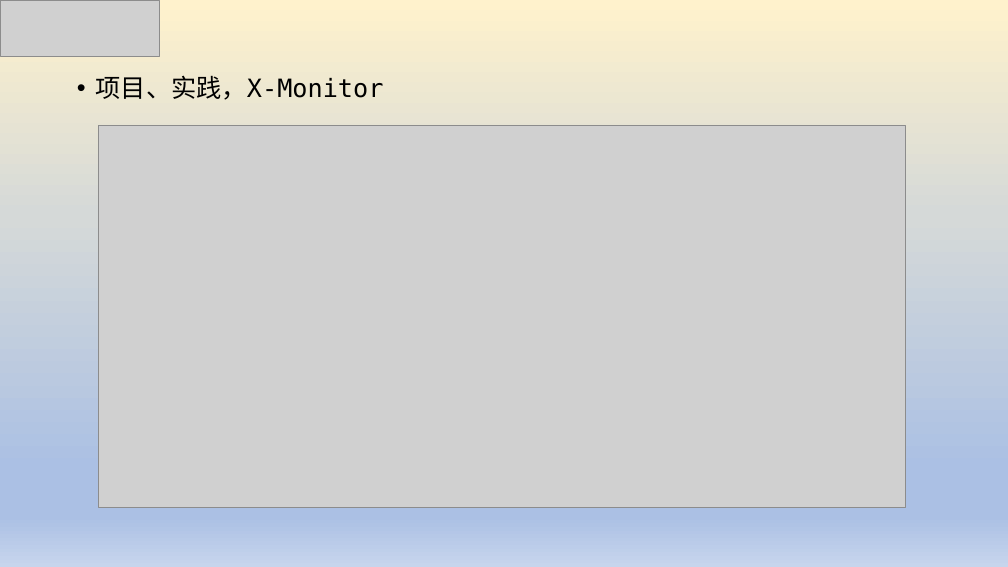
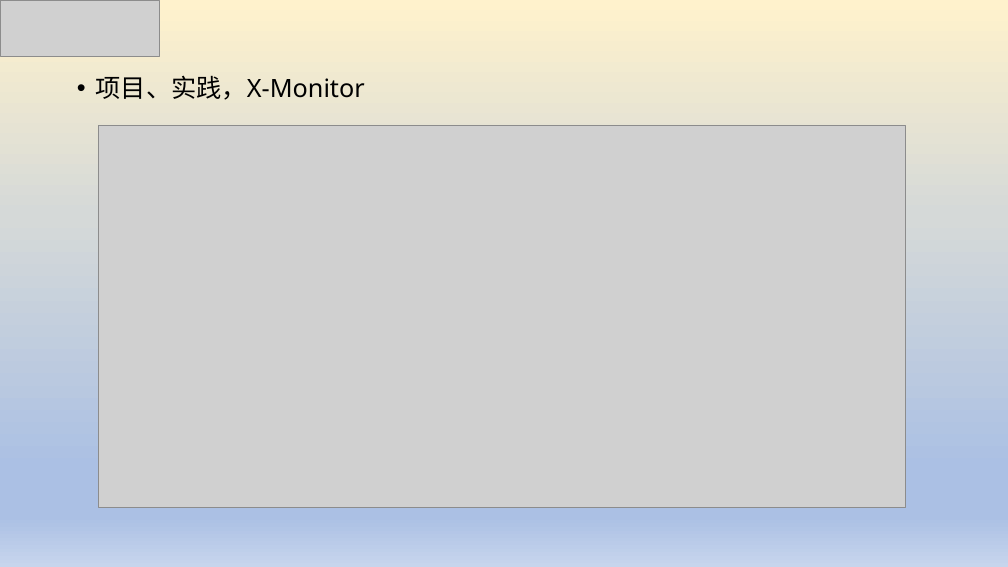
Before and after one commit to luxingwen/x-monitor, a slide deck: slide 3 of doc/基于eBPF可观测性实践.pptx. Drawn at 1008x567 pixels with LibreOffice and Linux fonts; fonts in the diff are those of the drawing; grey boxes stand for pictures. Boxes give left, top, right and bottom in pixels: in the first picture for what was removed or moved away, otherwise in the second. Text is boxed around its words. In the diff, an @@ line names an element or a change of style, - is before the commit and + after.

```diff
--- a/doc/基于eBPF可观测性实践.pptx
+++ b/doc/基于eBPF可观测性实践.pptx
@@ text "项目、实践，X-Monitor" at [96,75,365,100]: font DejaVu Sans Mono to Noto Sans @@
```
Also in this commit, not shown: 7 other slides changed.
